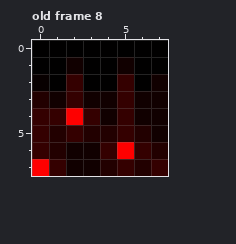
Pixel-art file -- core/assets/tileset_hell.aseprite. That is the earlier state.
8x8 pixels, 8 frames. Colours within 5 levels of each other are drawn and written as one. Shown: old frame 8. The commit also changed other frames, which this record leaves out.
The result:
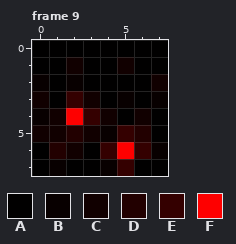
Palette (. is transparent): A #010000  B #080000  C #110000  D #220000  E #340000  F #fe0000
A new or re-ordered frame is compared with the old frame closest to it.
Diff:
frames 8 -> 10
Frame 9 is new; against old frame 8:
The edit turns colour C into colour A in row 3 at x 1, 4 and 6; in rows 4 to 5 at x 7; in row 6 at x 3; in row 7 at x 2 to 3.
The edit turns colour D into colour A in row 7 at x 6.
The edit turns colour E into colour A in row 2 at x 5; in row 4 at x 5; in row 6 at x 0; in row 7 at x 7.
The edit turns colour F into colour A in row 7 at x 0.
The edit turns colour C into colour B in row 3 at x 7.
The edit turns colour D into colour B in row 5 at x 4; in row 6 at x 7; in row 7 at x 4.
The edit turns colour E into colour B in row 2 at x 2; in row 3 at x 5; in row 4 at x 0; in row 7 at x 1.
The edit turns colour D into colour C in row 3 at x 0; in row 5 at x 1 and 3.
The edit turns colour E into colour C in row 4 at x 1; in row 5 at x 0.
The edit turns colour E into colour D in row 5 at x 2.
Changed places in both pictures, as pixel boxes (x1, y1, x2, y2):
changed: (32, 74, 168, 176)
